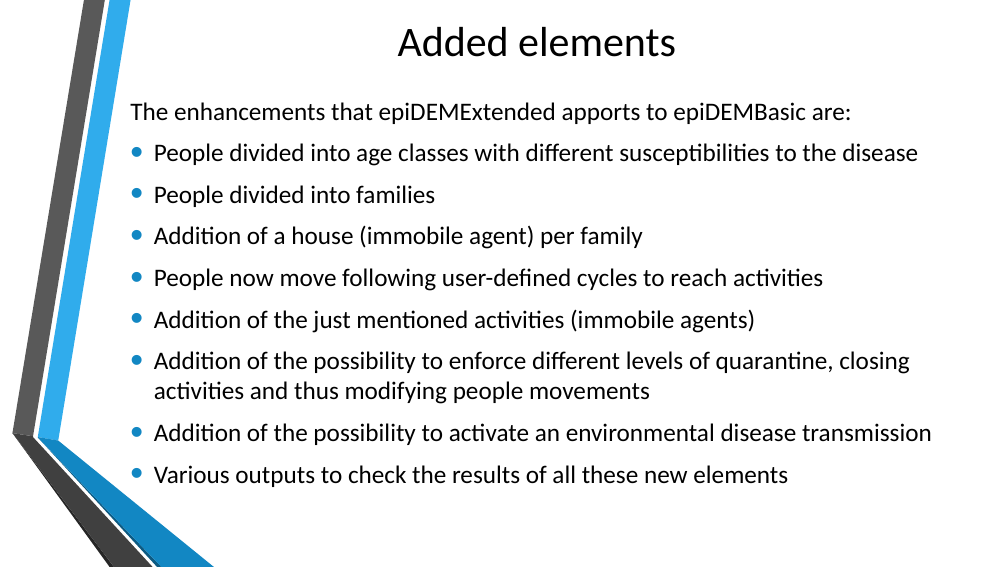
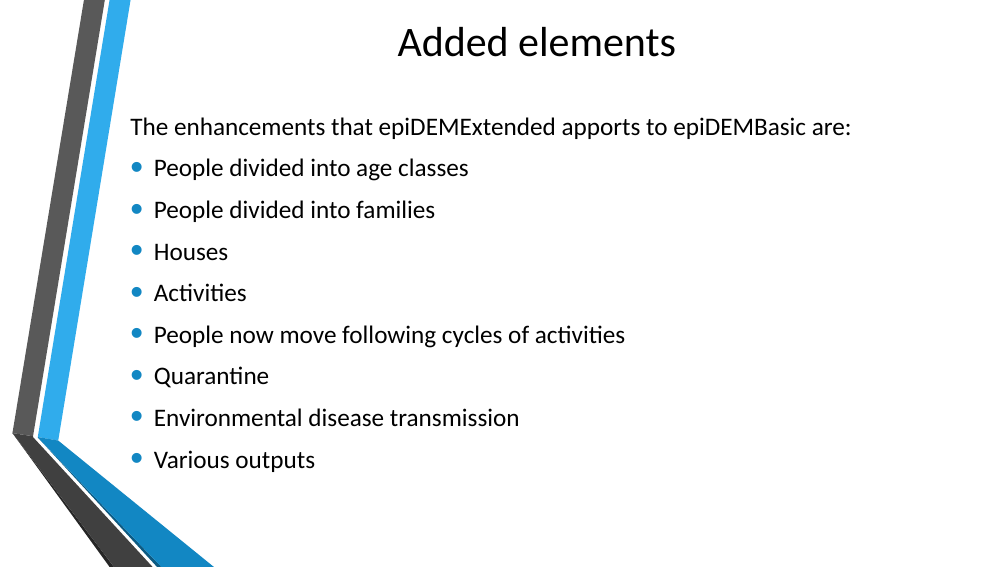
Before and after one commit to gpisanelli/EpiDEMExtended, a slide deck: slide 3 of docs/EpiDEMExtendedPresentation.pptx. Drawn at 1008x567 pixels with LibreOffice and Linux fonts; fonts in the diff are those of the drawing; background and template pictures are left out. Boxes give left, top, right and bottom in pixels: in the first picture for what was removed or moved away, otherwise in the second. Text is boxed around its words. In the diff, an @@ line names an element or a change of style, - is before the commit and + after.

```diff
--- a/docs/EpiDEMExtendedPresentation.pptx
+++ b/docs/EpiDEMExtendedPresentation.pptx
@@ text at <box>154,158,469,181</box>: text changed @@
-• People divided into age classes with different susceptibilities to the disease
+• People divided into age classes
@@ text at <box>154,243,625,472</box>: text changed @@
-• Addition of a house (immobile agent) per family
-• People now move following user-defined cycles to reach activities
-• Addition of the just mentioned activities (immobile agents)
-• Addition of the possibility to enforce different levels of quarantine, closing activities and thus modifying people movements
-• Addition of the possibility to activate an environmental disease transmission
-• Various outputs to check the results of all these new elements
+• Houses
+• Activities
+• People now move following cycles of activities
+• Quarantine
+• Environmental disease transmission
+• Various outputs
```
Also in this commit, not shown: 14 other slides changed, 1 slide removed.
